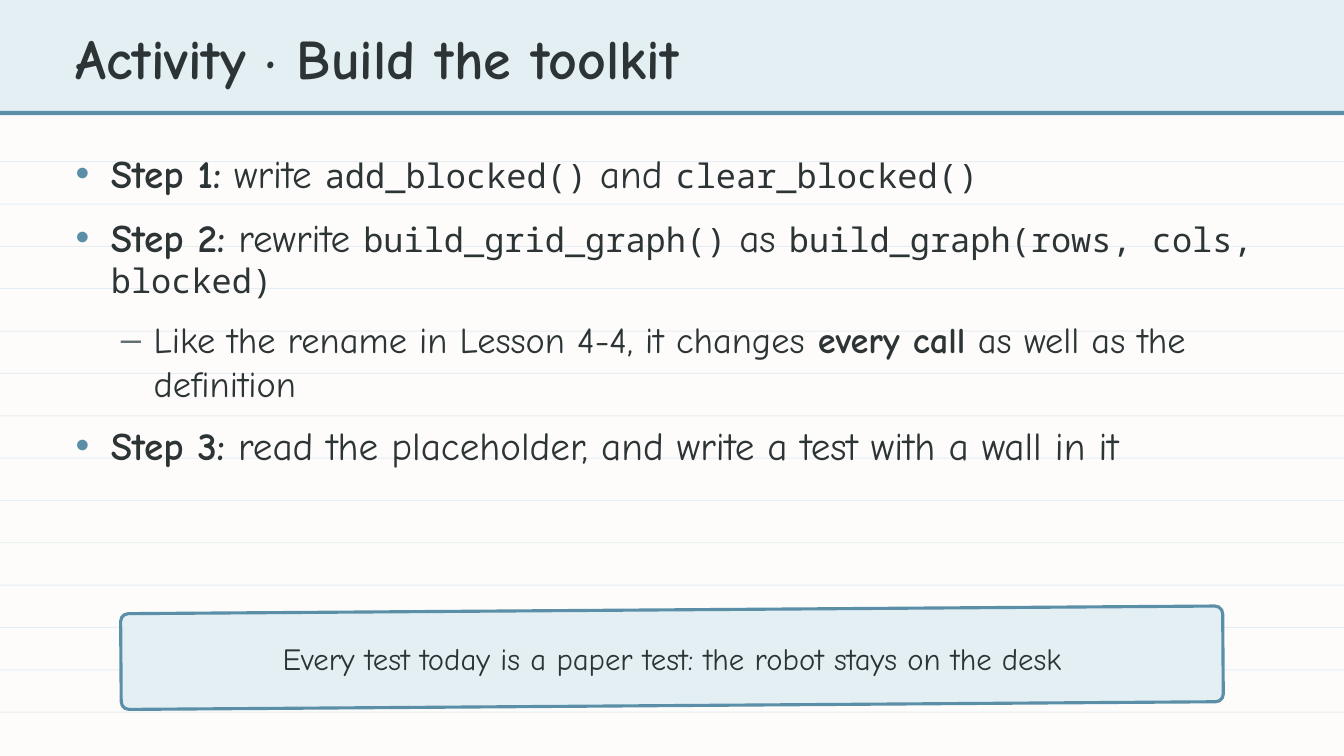
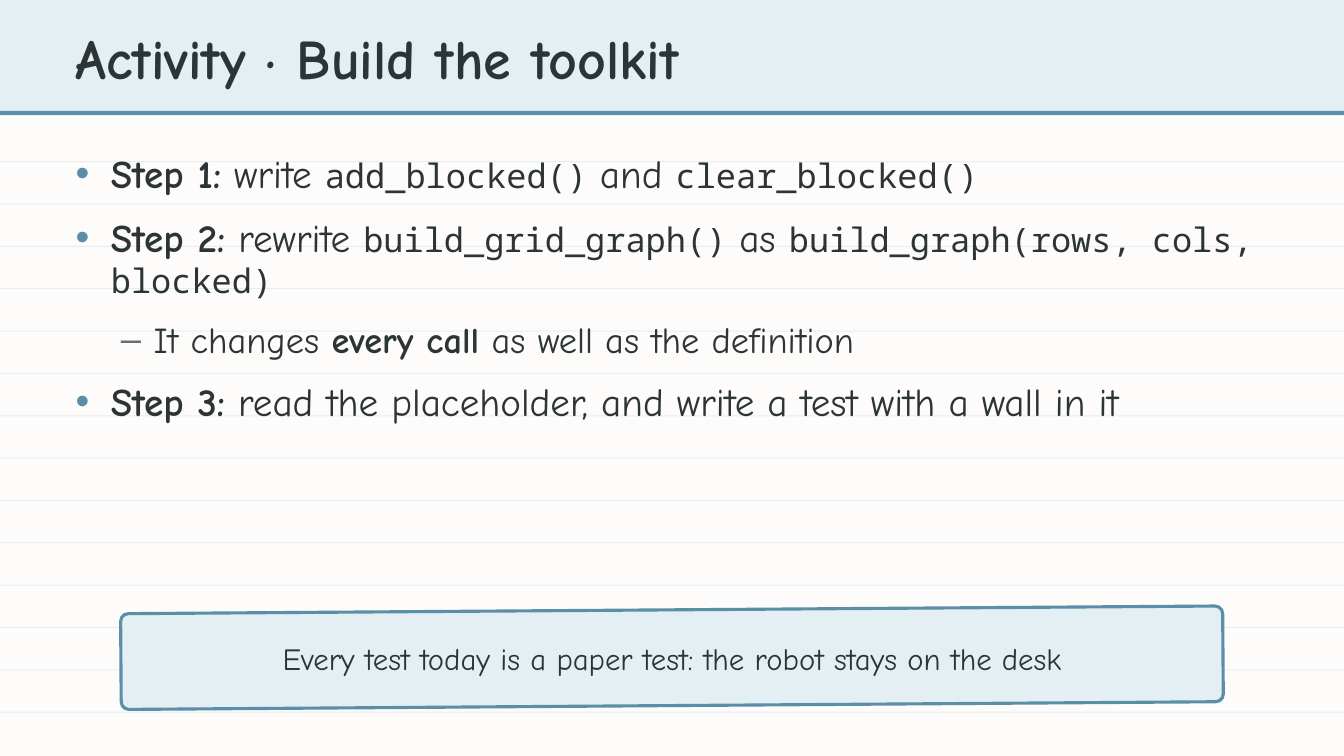
Before and after one commit to bradamiller/LearningPython, a slide deck: slide 10 of static/slides/module-05-pathfinding/module-5-lesson-04-pathfinding-functions.pptx. Drawn at 1344x756 pixels with LibreOffice and Linux fonts; fonts in the diff are those of the drawing. Boxes give left, top, right and bottom in pixels: in the first picture for what was removed or moved away, otherwise in the second. Text is boxed around its words. In the diff, an @@ line names an element or a change of style, - is before the commit and + after.

```diff
--- a/static/slides/module-05-pathfinding/module-5-lesson-04-pathfinding-functions.pptx
+++ b/static/slides/module-05-pathfinding/module-5-lesson-04-pathfinding-functions.pptx
@@ text at box(154, 328, 854, 360): text changed @@
-– Like the rename in Lesson 4-4, it changes every call as well as the definition
+– It changes every call as well as the definition
```
Also in this commit, not shown: 17 other files.
